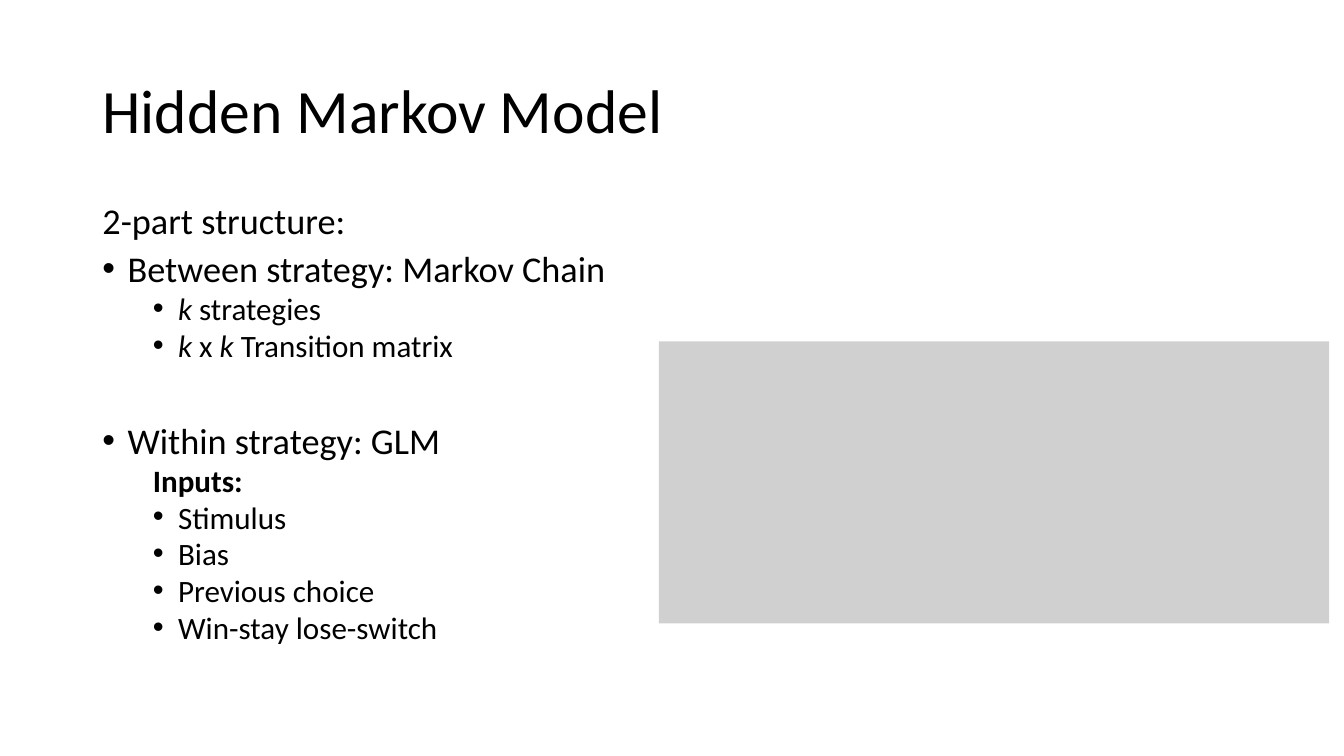
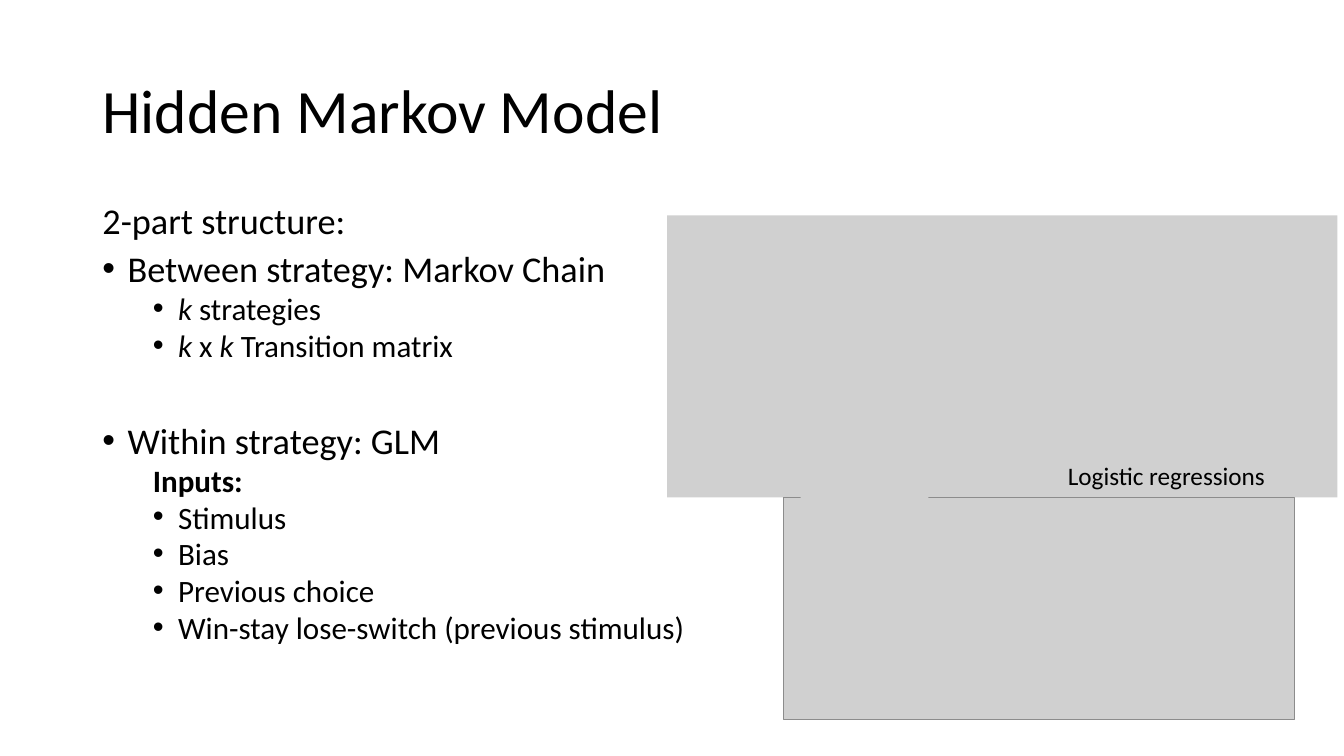
Before and after one commit to kmckee90/HMM_workshop_materials, a slide deck: slide 7 of HMM_decision_tasks.pptx. Drawn at 1344x756 pixels with LibreOffice and Linux fonts; fonts in the diff are those of the drawing; grey boxes stand for pictures. Boxes give left, top, right and bottom in pixels: in the first picture for what was removed or moved away, otherwise in the second. Text is boxed around its words. In the diff, an @@ line names an element or a change of style, - is before the commit and + after.

```diff
--- a/HMM_decision_tasks.pptx
+++ b/HMM_decision_tasks.pptx
@@ picture: place and size @@
-picture at <box>659,342,1330,624</box>
+picture at <box>667,216,1338,498</box>
@@ text added at <box>1068,467,1265,490</box>, 18 pt, text #000000 @@
+Logistic regressions
@@ picture added at <box>784,497,1296,720</box> @@
@@ text at <box>178,616,684,644</box>: text changed @@
-  • Win-stay lose-switch
+  • Win-stay lose-switch (previous stimulus)
```
Also in this commit, not shown: 6 other slides changed, 3 slides added, 1 slide removed.
